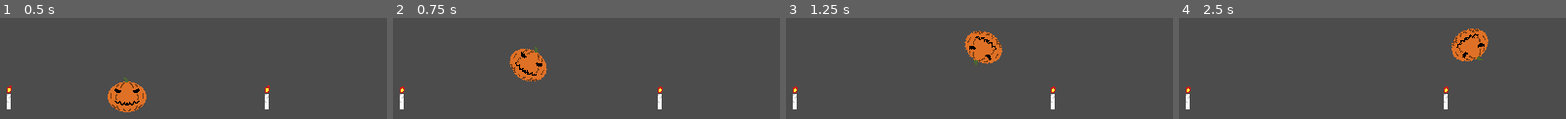
Above: before the commit, frames 1-4 (left to right).
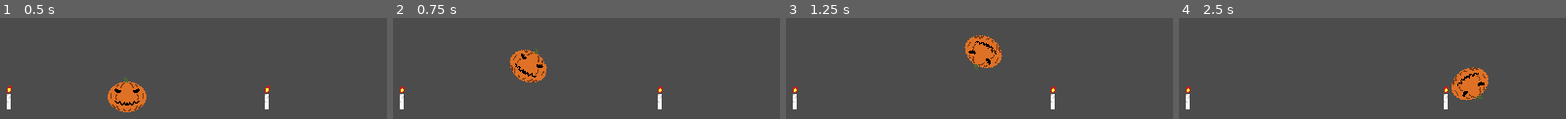
Above: after the commit, the same moments.

Repository: PietroCarrara/trijam-143
Game: Godot game, scene res://scenes/MainScene.tscn
The game is run twice, just before and just after one commit, with the same random seed, the same clock (stepped at 60 frames per second) and the same inputs.
Inputs:
- Up to frame 1 (0.5 s): no input
- Up to frame 2 (0.75 s): hold Right (right) from 0.53 s (still down); hold Up (jump) from 0.53 s (still down)
- Up to frame 3 (1.25 s): keep holding Right (right); keep holding Up (jump)
- Up to frame 4 (2.5 s): release Up (jump) at 1.28 s; tap Up (jump) at 1.35, 1.52, 1.82 s; release Right (right) at 2.03 s; hold Left (left) from 2.03 s (still down); hold Up (jump) from 2.03 s (still down)

Frame 1 is identical in both runs. In frame 2, 0.8% of the frame differs, in the area x 30-40%, y 28-64%; in frame 3, 1.6%; in frame 4, 4.8%, in the area x 70-80%, y 10-82%.

Commit message:
Enhance jump

Diff:
--- a/scenes/Player.gd
+++ b/scenes/Player.gd
@@ -19,8 +19,8 @@
 	movement.x = clamp(movement.x, -SPEED, SPEED)
 
 	if is_on_floor():
-		movement.y = 0
-		if Input.is_action_just_pressed("jump"):
+		movement.y = GRAV*delta
+		if Input.is_action_pressed("jump"):
 			movement.y -= JUMP_FORCE
 	else:
 		movement.y += GRAV*delta
